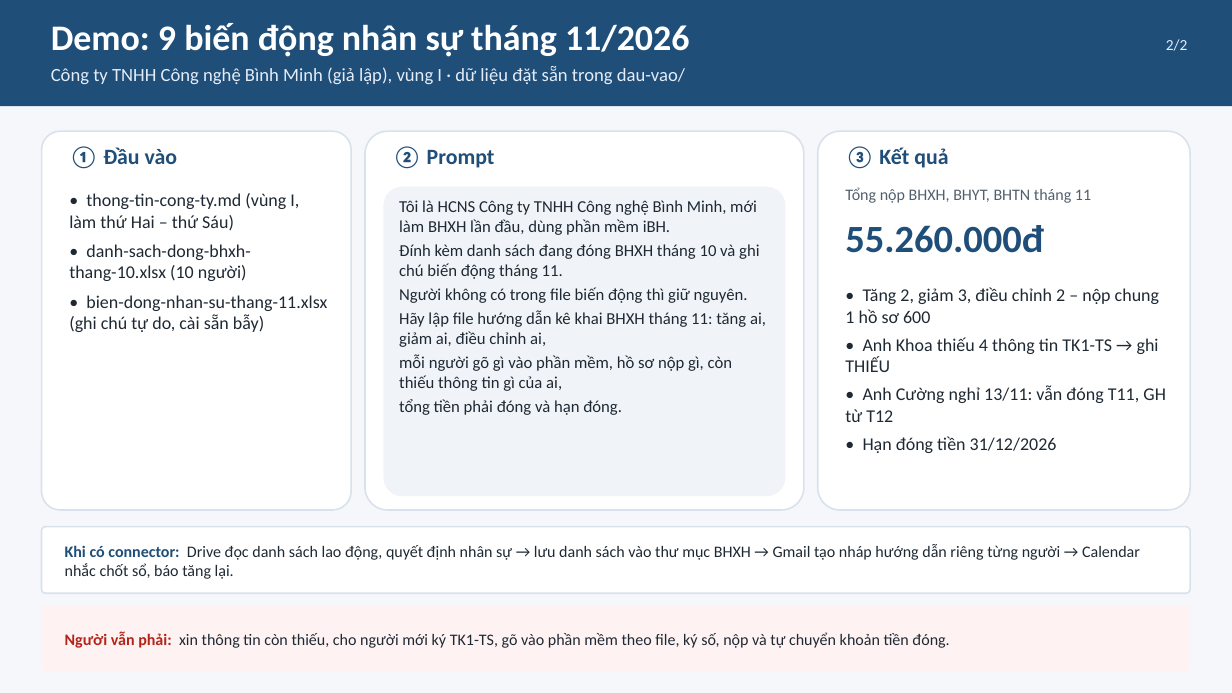
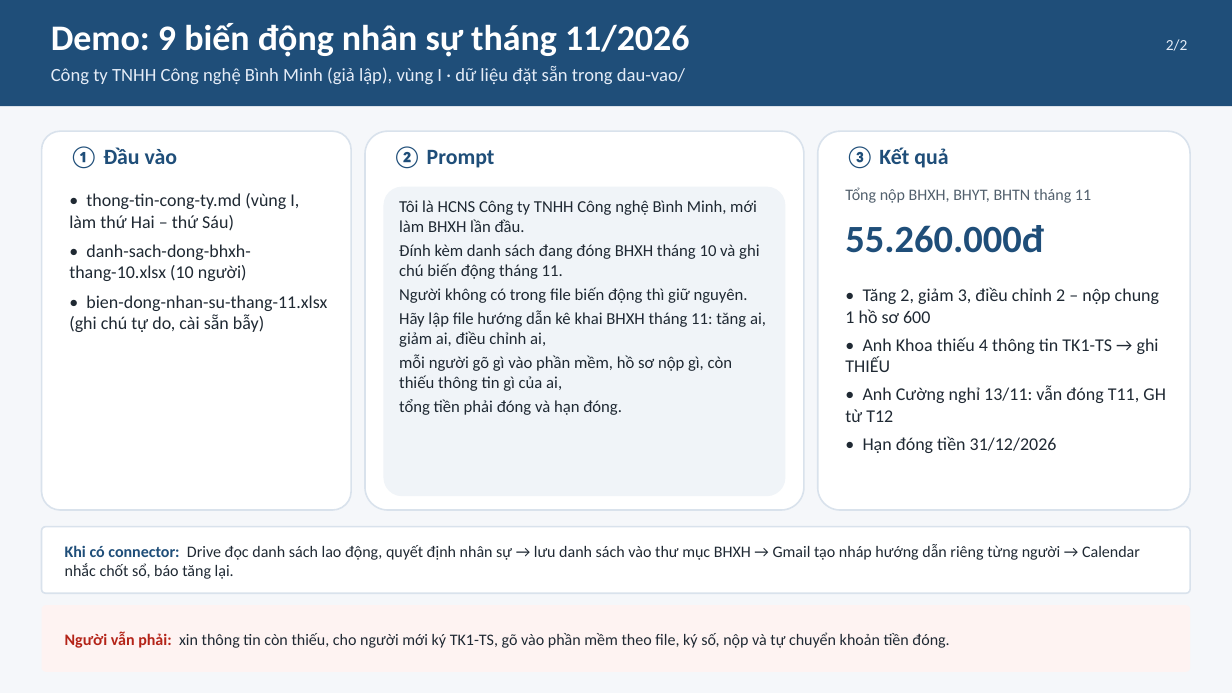
Before and after one commit to billdao77-cpu/Bill-Dao, a slide deck: slide 2 of example/bao-tang-giam-bhxh/slide/bao-tang-giam-bhxh.pptx. Drawn at 1232x693 pixels with LibreOffice and Linux fonts; fonts in the diff are those of the drawing. Boxes give left, top, right and bottom in pixels: in the first picture for what was removed or moved away, otherwise in the second. Text is boxed around its words. In the diff, an @@ line names an element or a change of style, - is before the commit and + after.

```diff
--- a/example/bao-tang-giam-bhxh/slide/bao-tang-giam-bhxh.pptx
+++ b/example/bao-tang-giam-bhxh/slide/bao-tang-giam-bhxh.pptx
@@ text at box(399, 200, 757, 232): text changed @@
-Tôi là HCNS Công ty TNHH Công nghệ Bình Minh, mới làm BHXH lần đầu, dùng phần mềm iBH.
+Tôi là HCNS Công ty TNHH Công nghệ Bình Minh, mới làm BHXH lần đầu.
```
Also in this commit, not shown: 5 other files.
